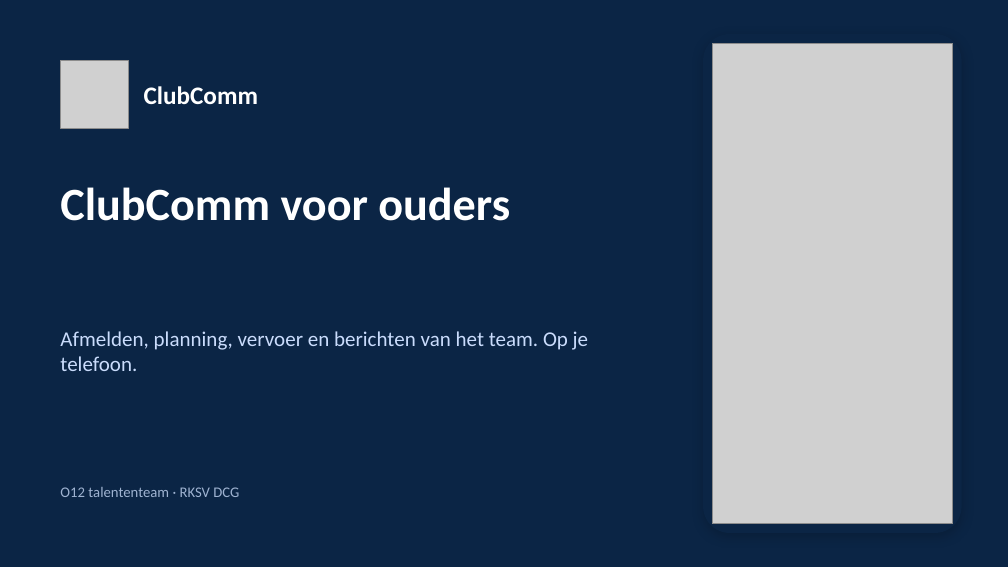
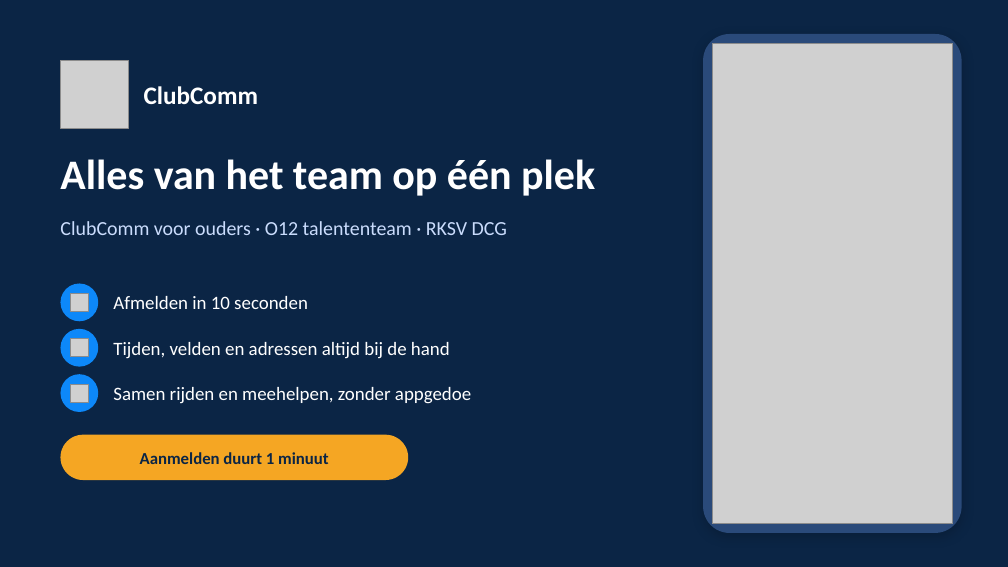
Before and after one commit to sofianabayahya/Clubcomm, a slide deck: slide 1 of docs/presentaties/ClubComm-ouders.pptx. Drawn at 1008x567 pixels with LibreOffice and Linux fonts; fonts in the diff are those of the drawing; grey boxes stand for pictures. Boxes give left, top, right and bottom in pixels: in the first picture for what was removed or moved away, otherwise in the second. Text is boxed around its words. In the diff, an @@ line names an element or a change of style, - is before the commit and + after.

```diff
--- a/docs/presentaties/ClubComm-ouders.pptx
+++ b/docs/presentaties/ClubComm-ouders.pptx
@@ rounded rectangle at (703,34,962,533): fill #0B2545 to #2A4A7A @@
@@ text added at (60,159,595,196), 40 pt, text #FFFFFF, bold @@
+Alles van het team op één plek
@@ text at (60,221,507,235): text changed; size 44 to 19 pt; text colour #FFFFFF to #CADCFC; bold off @@
-ClubComm voor ouders
+ClubComm voor ouders · O12 talententeam · RKSV DCG
@@ ellipse added at (60,284,98,321), fill #0D88F9 @@
@@ picture added at (70,293,88,312) @@
@@ text added at (113,296,308,309), 18 pt, text #FFFFFF @@
+Afmelden in 10 seconden
@@ ellipse added at (60,329,98,367), fill #0D88F9 @@
@@ text removed at (60,331,588,371) @@
-Afmelden, planning, vervoer en berichten van het team. Op je telefoon.
@@ picture added at (70,339,88,357) @@
@@ text added at (113,342,450,359), 18 pt, text #FFFFFF @@
+Tijden, velden en adressen altijd bij de hand
@@ ellipse added at (60,374,98,412), fill #0D88F9 @@
@@ picture added at (70,384,88,402) @@
@@ text added at (113,387,471,404), 18 pt, text #FFFFFF @@
+Samen rijden en meehelpen, zonder appgedoe
@@ rounded rectangle added at (60,435,408,480), fill #F5A623 @@
@@ text added at (140,452,328,464), 16 pt, text #0B2545, bold @@
+Aanmelden duurt 1 minuut
@@ text removed at (60,487,239,497) @@
-O12 talententeam · RKSV DCG
```
Also in this commit, not shown: 6 other files.
